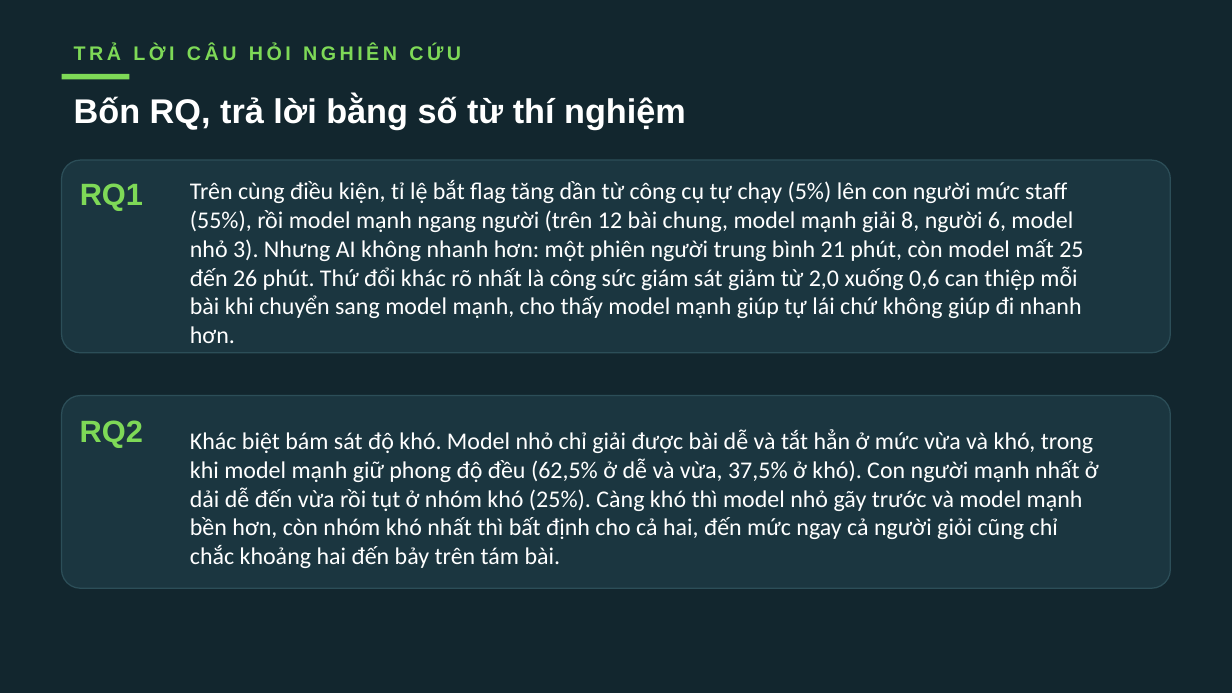
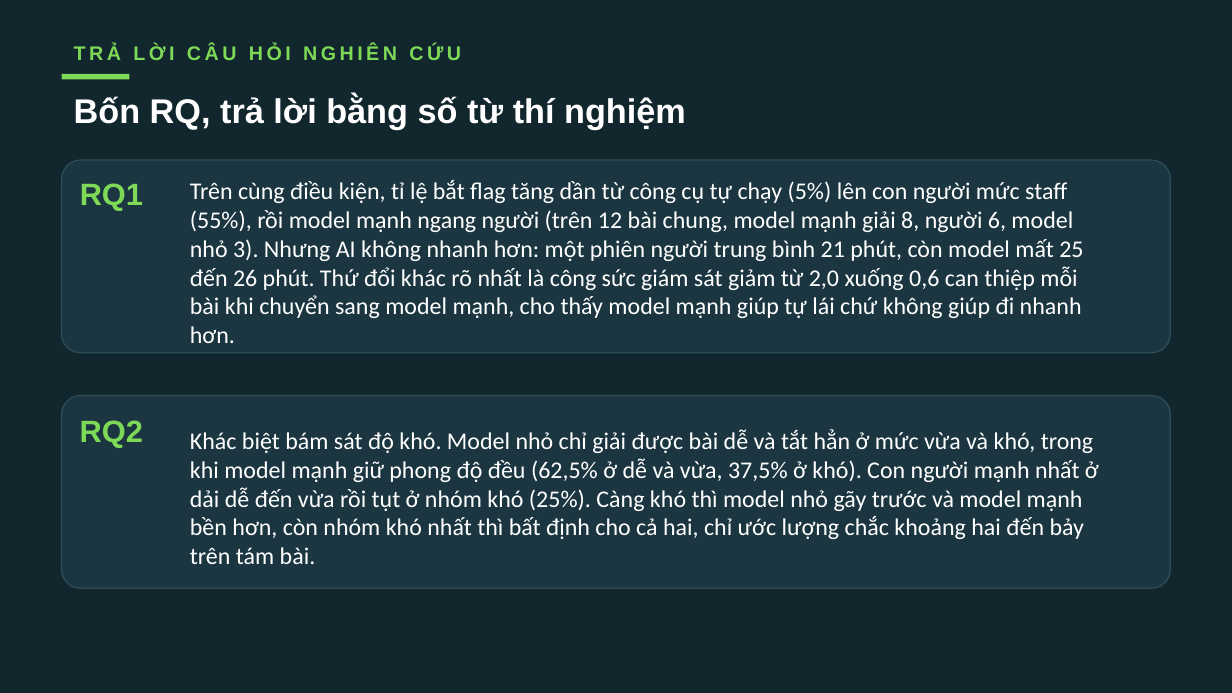
Before and after one commit to VuNguyenBinh/KLTN-FA26, a slide deck: slide 18 of Slide/KTLN_slide.pptx. Drawn at 1232x693 pixels with LibreOffice and Linux fonts; fonts in the diff are those of the drawing. Boxes give left, top, right and bottom in pixels: in the first picture for what was removed or moved away, otherwise in the second. Text is boxed around its words. In the diff, an @@ line names an element or a change of style, - is before the commit and + after.

```diff
--- a/Slide/KTLN_slide.pptx
+++ b/Slide/KTLN_slide.pptx
@@ text at (x1=190, y1=429, x2=1099, y2=564): text changed @@
-Khác biệt bám sát độ khó. Model nhỏ chỉ giải được bài dễ và tắt hẳn ở mức vừa và khó, trong khi model mạnh giữ phong độ đều (62,5% ở dễ và vừa, 37,5% ở khó). Con người mạnh nhất ở dải dễ đến vừa rồi tụt ở nhóm khó (25%). Càng khó thì model nhỏ gãy trước và model mạnh bền hơn, còn nhóm khó nhất thì bất định cho cả hai, đến mức ngay cả người giỏi cũng chỉ chắc khoảng hai đến bảy trên tám bài.
+Khác biệt bám sát độ khó. Model nhỏ chỉ giải được bài dễ và tắt hẳn ở mức vừa và khó, trong khi model mạnh giữ phong độ đều (62,5% ở dễ và vừa, 37,5% ở khó). Con người mạnh nhất ở dải dễ đến vừa rồi tụt ở nhóm khó (25%). Càng khó thì model nhỏ gãy trước và model mạnh bền hơn, còn nhóm khó nhất thì bất định cho cả hai, chỉ ước lượng chắc khoảng hai đến bảy trên tám bài.
```
Also in this commit, not shown: 5 other slides changed, 1 other file.
